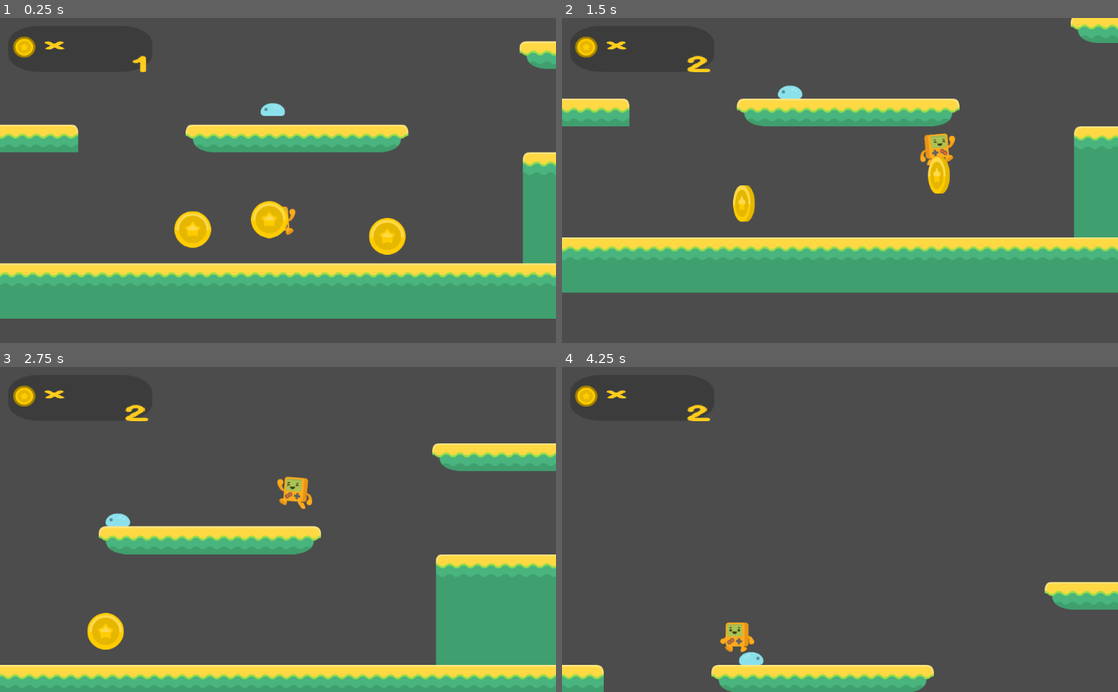
Above: before the commit, frames 1-4 (two rows, left to right).
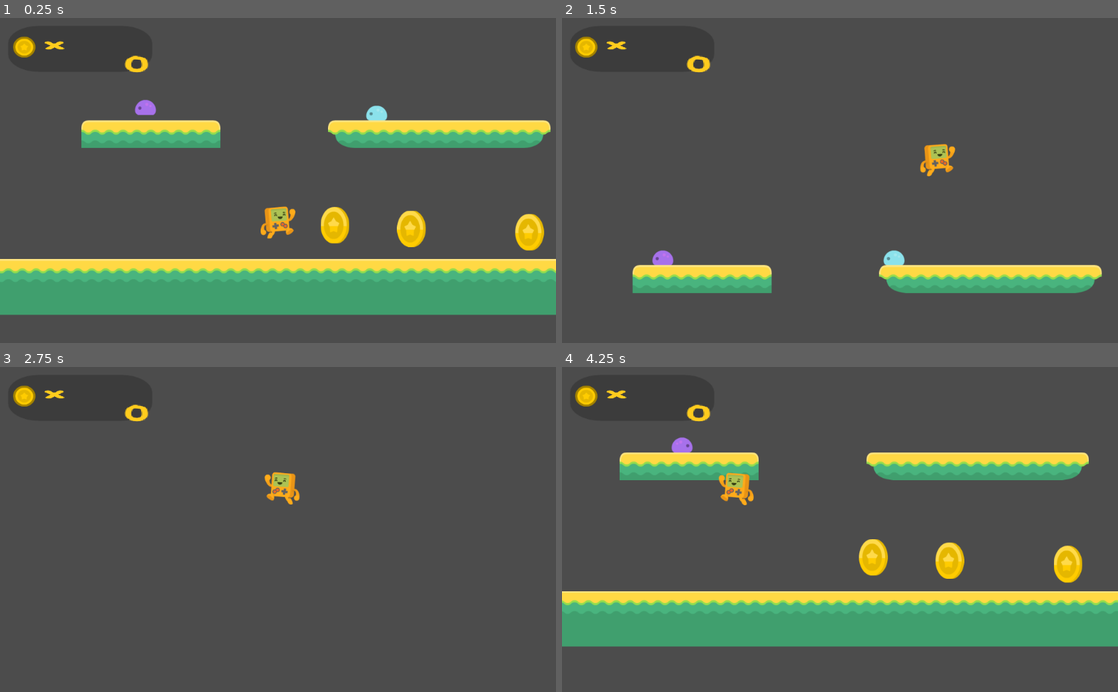
Above: after the commit, the same moments.

Repository: mcgranpa/Platform2D-BornCG
Game: Godot game, scene res://Levels/Level1.tscn
The game is run twice, just before and just after one commit, with the same random seed, the same clock (stepped at 60 frames per second) and the same inputs.
Inputs:
- Up to frame 1 (0.25 s): no input
- Up to frame 2 (1.5 s): hold D (right) from 0.53 s (still down); tap Space (jump) at 0.6, 0.77, 1.07, 1.35 s
- Up to frame 3 (2.75 s): tap Space (jump) at 1.52, 1.82, 2.1 s; release D (right) at 2.03 s; hold Left (left) from 2.03 s (still down)
- Up to frame 4 (4.25 s): keep holding Left (left); tap Space (jump) at 2.85, 3.02, 3.32, 3.6, 3.77, 4.07 s

The runs differ from the first frame. In frame 1, 19% of the frame differs, in the area x 0-100%, y 7-93%; in frame 2, 23%; in frame 3, 22%; in frame 4, 29%, in the area x 0-100%, y 11-100%.

Commit message:
Part14
Enemy collisions, getting hurt, Enemy colors

Diff:
--- a/Characters/Javan.tscn
+++ b/Characters/Javan.tscn
@@ -36,3 +36,7 @@
 drag_margin_left = 0.3
 drag_margin_right = 0.3
 editor_draw_limits = true
+
+[node name="Timer" type="Timer" parent="."]
+one_shot = true
+[connection signal="timeout" from="Timer" to="." method="_on_Timer_timeout"]
--- a/Characters/enemy.tscn
+++ b/Characters/enemy.tscn
@@ -6,8 +6,14 @@
 [sub_resource type="RectangleShape2D" id=1]
 extents = Vector2( 21.625, 14.375 )
 
+[sub_resource type="RectangleShape2D" id=2]
+extents = Vector2( 9.94522, 2.31891 )
+
+[sub_resource type="RectangleShape2D" id=3]
+extents = Vector2( 25.9969, 10.3495 )
+
 [node name="enemy" type="KinematicBody2D"]
-position = Vector2( 0.992126, 1.19055 )
+position = Vector2( 0.36145, 0.770103 )
 collision_layer = 16
 collision_mask = 39
 script = ExtResource( 2 )
@@ -15,10 +21,10 @@
 [node name="AnimatedSprite" type="AnimatedSprite" parent="."]
 frames = ExtResource( 1 )
 animation = "walk"
-frame = 1
 playing = true
 
 [node name="CollisionShape2D" type="CollisionShape2D" parent="."]
+visible = false
 position = Vector2( 0.5, 2.625 )
 shape = SubResource( 1 )
 
@@ -30,3 +36,29 @@
 __meta__ = {
 "_editor_description_": "This will be used to detect if the enemy is about to drop off a platform "
 }
+
+[node name="top_checker" type="Area2D" parent="."]
+visible = false
+collision_layer = 16
+collision_mask = 33
+
+[node name="CollisionShape2D" type="CollisionShape2D" parent="top_checker"]
+position = Vector2( -0.017704, -14.1796 )
+scale = Vector2( 1.57441, -0.996149 )
+shape = SubResource( 2 )
+
+[node name="side_checker" type="Area2D" parent="."]
+visible = false
+collision_layer = 0
+collision_mask = 33
+
+[node name="CollisionShape2D" type="CollisionShape2D" parent="side_checker"]
+position = Vector2( -0.111366, 6.34765 )
+shape = SubResource( 3 )
+
+[node name="Timer" type="Timer" parent="."]
+wait_time = 0.5
+one_shot = true
+[connection signal="body_entered" from="top_checker" to="." method="_on_top_checker_body_entered"]
+[connection signal="body_entered" from="side_checker" to="." method="_on_side_checker_body_entered"]
+[connection signal="timeout" from="Timer" to="." method="_on_Timer_timeout"]
--- a/Extras/Coin.tscn
+++ b/Extras/Coin.tscn
@@ -40,7 +40,7 @@
 position = Vector2( 0, 2 )
 frames = SubResource( 1 )
 animation = "spin"
-frame = 3
+frame = 2
 playing = true
 
 [node name="CollisionShape2D" type="CollisionShape2D" parent="."]
--- a/Levels/Level1.tscn
+++ b/Levels/Level1.tscn
@@ -37,7 +37,7 @@
 [node name="OneWayTileMap" parent="." instance=ExtResource( 4 )]
 
 [node name="Javan" parent="." instance=ExtResource( 2 )]
-position = Vector2( 1172.35, -704.012 )
+position = Vector2( 844.772, -694.563 )
 
 [node name="Coins" type="Node2D" parent="."]
 position = Vector2( 3264, -256 )
@@ -122,6 +122,10 @@
 
 [node name="enemies" type="Node2D" parent="."]
 
-[node name="enemy" parent="enemies" instance=ExtResource( 10 )]
-position = Vector2( 1175.87, -918.552 )
+[node name="enemy01" parent="enemies" instance=ExtResource( 10 )]
+position = Vector2( 555.357, -912.252 )
+
+[node name="enemy02" parent="enemies" instance=ExtResource( 10 )]
+position = Vector2( 1087.67, -896.503 )
+detects_cliff = false
 [connection signal="body_entered" from="FallZone" to="Javan" method="_on_FallZone_body_entered"]
--- a/Scripts/Javan.gd
+++ b/Scripts/Javan.gd
@@ -3,6 +3,7 @@
 var velocity = Vector2(0, 0)
 var canDoubleJump = false
 var coins = 0
+var lives = 5
 
 const SPEED = 210
 const GRAVITY = 35
@@ -59,3 +60,22 @@
 	coins += 1
 	print("I now have this many coins: ", coins)
 	huds[0].update_coin(coins)
+
+func bounce():
+	velocity.y = JUMPFORCE * 0.3
+
+func ouch(enemyposx):
+	var temp
+	set_modulate(Color(1,0.3,0.3,0.4))
+	velocity.y = JUMPFORCE * 0.3
+	if position.x < enemyposx:
+		velocity.x = SPEED * -1 * 2
+	elif position.x > enemyposx:
+		velocity.x = SPEED * 2
+	Input.action_release("left")
+	Input.action_release("right")
+	Input.action_release("jump")
+	$Timer.start()
+
+func _on_Timer_timeout():
+	get_tree().change_scene("res://Levels/Level1.tscn")
--- a/Scripts/enemy.gd
+++ b/Scripts/enemy.gd
@@ -4,11 +4,13 @@
 export var direction = -1
 export var detects_cliff = true
 
-const SPEED = 50
+var speed = 50
 const GRAVITY = 20
 
 
 func _ready():
+	if detects_cliff:
+		set_modulate(Color(1.2,0.5,1))
 	flip()
 
 func _physics_process(delta):
@@ -28,7 +30,7 @@
 
 	velocity.y += GRAVITY
 
-	velocity.x = SPEED * direction
+	velocity.x = speed * direction
 	velocity = move_and_slide(velocity, Vector2.UP)
 
 func flip():
@@ -37,3 +39,28 @@
 	else:
 		$AnimatedSprite.flip_h = false
 	$floor_checker.position.x = $CollisionShape2D.shape.get_extents().x * direction
+
+
+func _on_top_checker_body_entered(body):
+	$AnimatedSprite.play("squash")
+	speed = 0
+	set_collision_layer_bit(4, false)
+	set_collision_mask_bit(0, false)
+	$top_checker.set_collision_layer_bit(4, false)
+	$top_checker.set_collision_mask_bit(0, false)
+	$side_checker.set_collision_layer_bit(4, false)
+	$side_checker.set_collision_mask_bit(0, false)
+	$Timer.start()
+	body.bounce()
+
+
+
+
+func _on_side_checker_body_entered(body):
+	print("collide with player")
+	body.ouch(position.x)
+
+
+
+func _on_Timer_timeout():
+	queue_free()
Not shown: 1 places in Characters/enemy.tscn that only renumber resources
